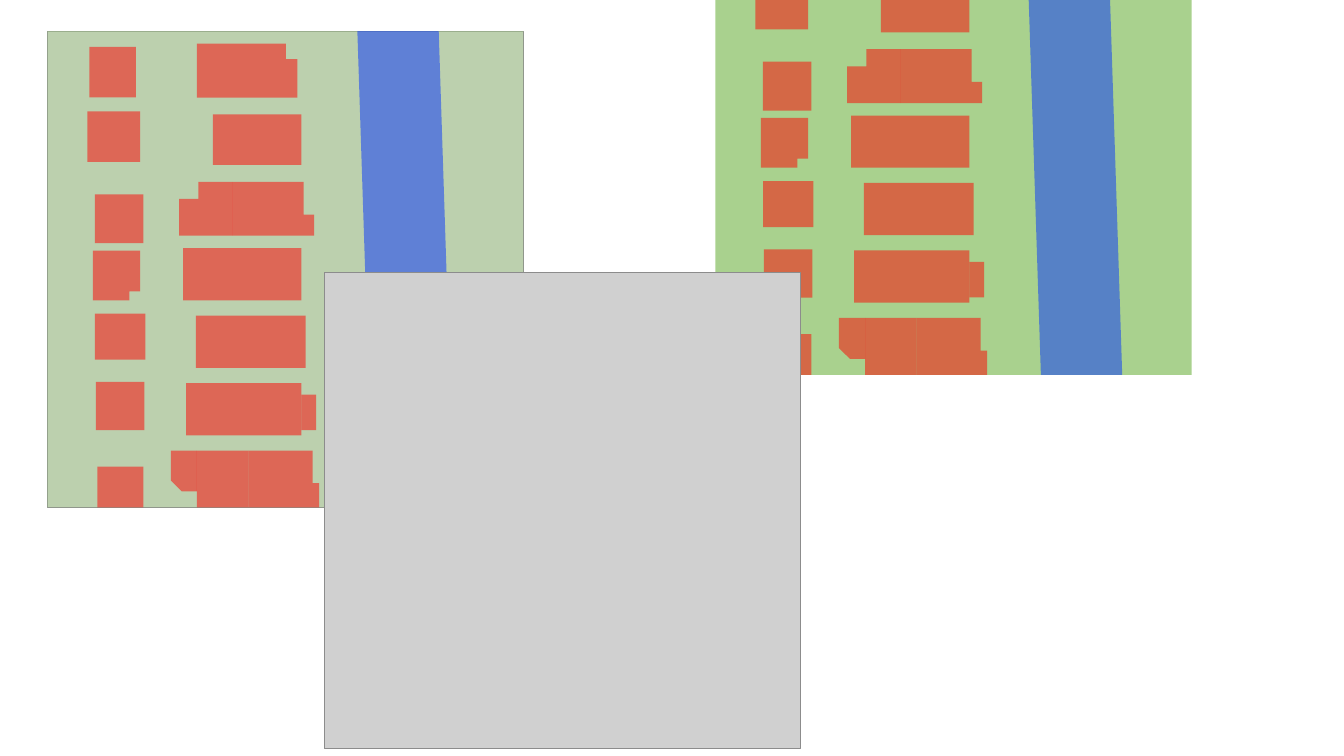
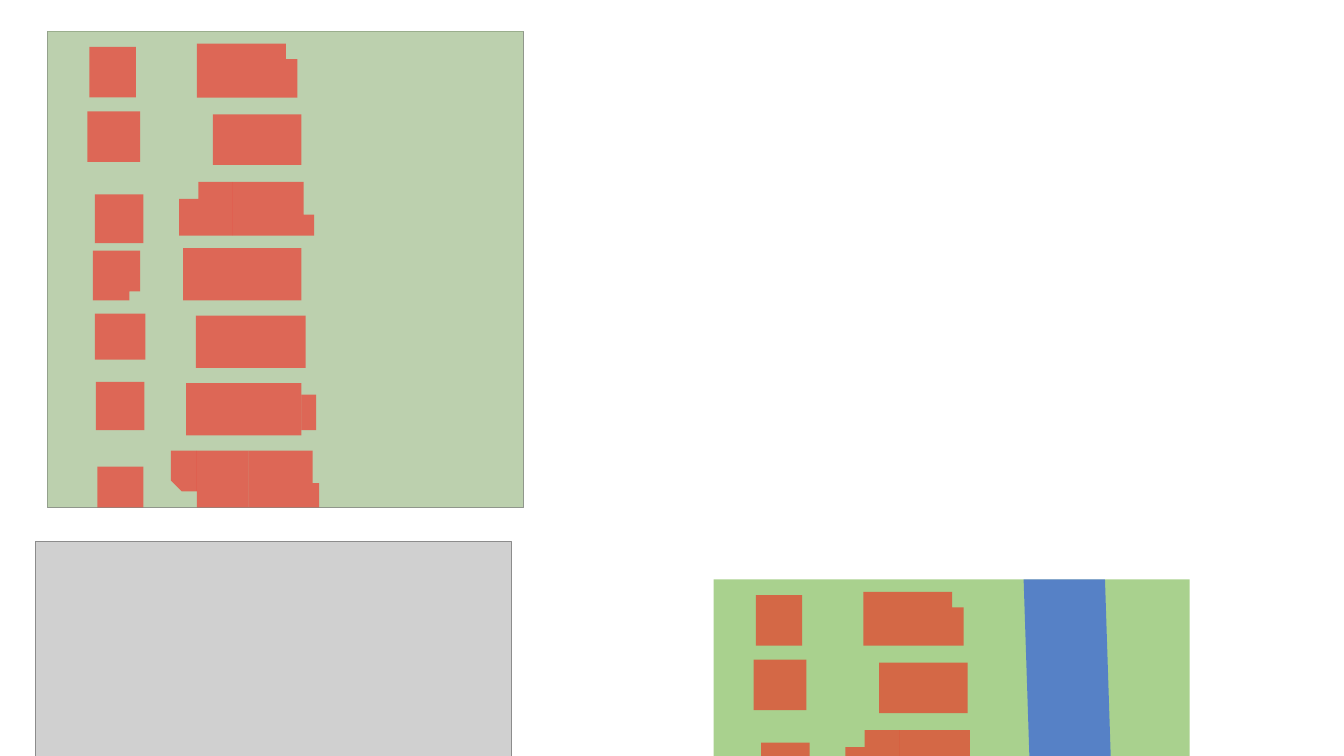
Before and after one commit to lizuoyue/ETH-Thesis, a slide deck: slide 1 of ThesisLaTeX/fig.pptx. Drawn at 1344x756 pixels with LibreOffice and Linux fonts; fonts in the diff are those of the drawing; grey boxes stand for pictures. Boxes give left, top, right and bottom in pixels: in the first picture for what was removed or moved away, otherwise in the second. Text is boxed around its words. In the diff, an @@ line names an element or a change of style, - is before the commit and + after.

```diff
--- a/ThesisLaTeX/fig.pptx
+++ b/ThesisLaTeX/fig.pptx
@@ parallelogram removed at (358, 31, 455, 507) @@
@@ group removed at (761, 116, 987, 375): 7 rectangles, 2 corners, 1 snip rect @@
@@ picture: place and size @@
-picture at (325, 273, 801, 749)
+picture at (35, 541, 511, 756)
@@ rectangle: place and size @@
-rectangle at (764, 249, 813, 297)
+rectangle at (756, 595, 803, 645)
@@ corner added at (863, 592, 964, 645), fill #FF0000 at 50% opacity @@
@@ 4 rectangles, 2 corners, 1 parallelogram: place and size @@
-4 rectangles, 2 corners, 1 parallelogram at (716, 0, 1192, 374)
+4 rectangles, 2 corners, 1 parallelogram at (714, 580, 1190, 756)
```
Also in this commit, not shown: 1 slide added, 32 other files.
